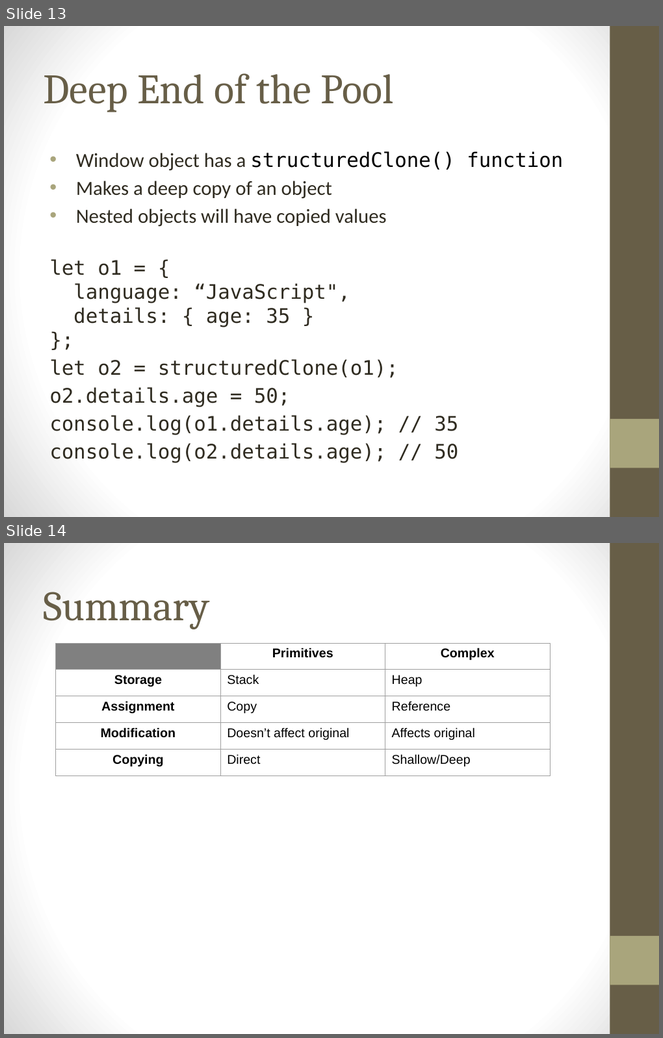
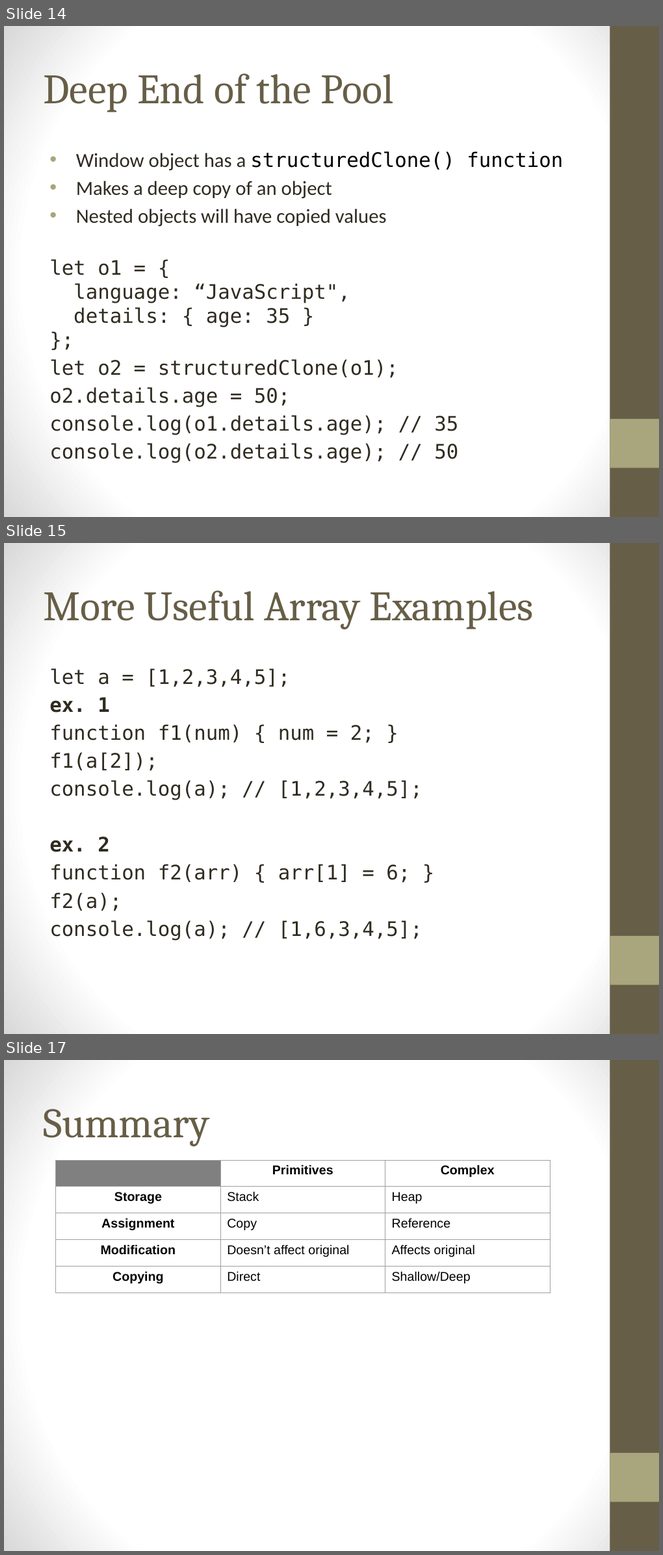
Before and after one commit to MarvinEads/DevTraining, a slide deck: JS-ValueAndReference.pptx. Shown one above the other, each under a label of ours: slides 13 and 14 before the commit, slides 14, 15 and 17 after it; the slides between them are not shown. The pictures are 663x1038 and 663x1555 pixels, drawn with LibreOffice and Linux fonts; fonts in the diff are those of the drawing. Boxes give left, top, right and bottom in pixels: in the first picture for what was removed or moved away, otherwise in the second. Text is boxed around its words. In the diff, an @@ line names an element or a change of style, - is before the commit and + after.

Commit message:
cleared up some language by seperating variables types versus referencing and added more examples

```diff
--- a/JS-ValueAndReference.pptx
+++ b/JS-ValueAndReference.pptx
@@ slide 15 added at <box>4,543,659,1034</box>, background gradient #FFFFFF to #D8D8D8; not listed: 2 template elements that a slide beside it also shows @@
@@ title added at <box>43,590,534,629</box>, 46 pt, text #675E47 @@
+More Useful Array Examples
@@ text added at <box>50,668,423,941</box>, 22 pt, text #2F2B20 @@
+let a = [1,2,3,4,5];
+ex. 1
+function f1(num) { num = 2; }
+f1(a[2]);
+console.log(a); // [1,2,3,4,5];
+ex. 2
+function f2(arr) { arr[1] = 6; }
+f2(a);
+console.log(a); // [1,6,3,4,5];
@@ what was slide 13 is now slide 14 @@
@@ what was slide 14 is now slide 17 @@
```
Also in this commit, not shown: 6 slides changed, 2 other slides added.
